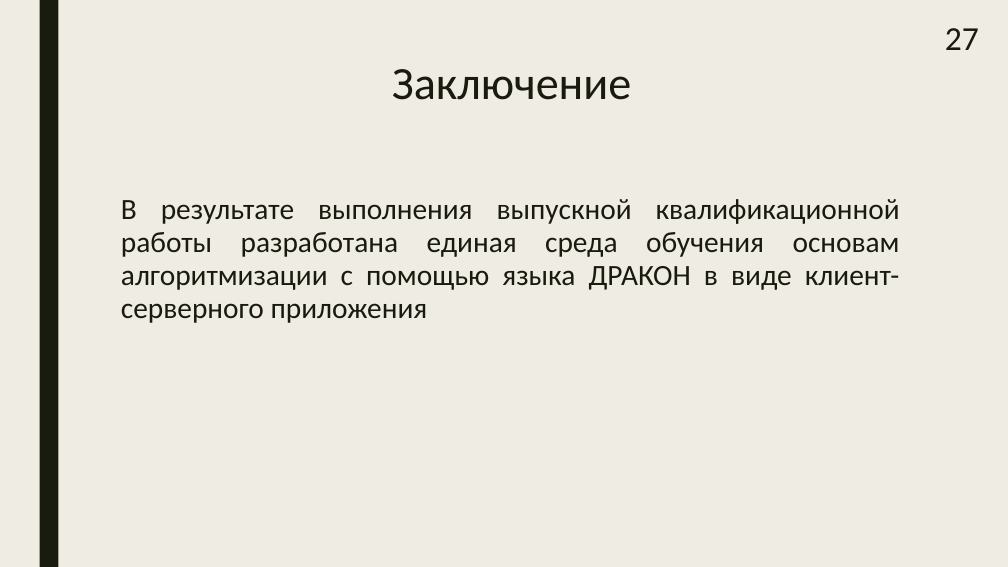
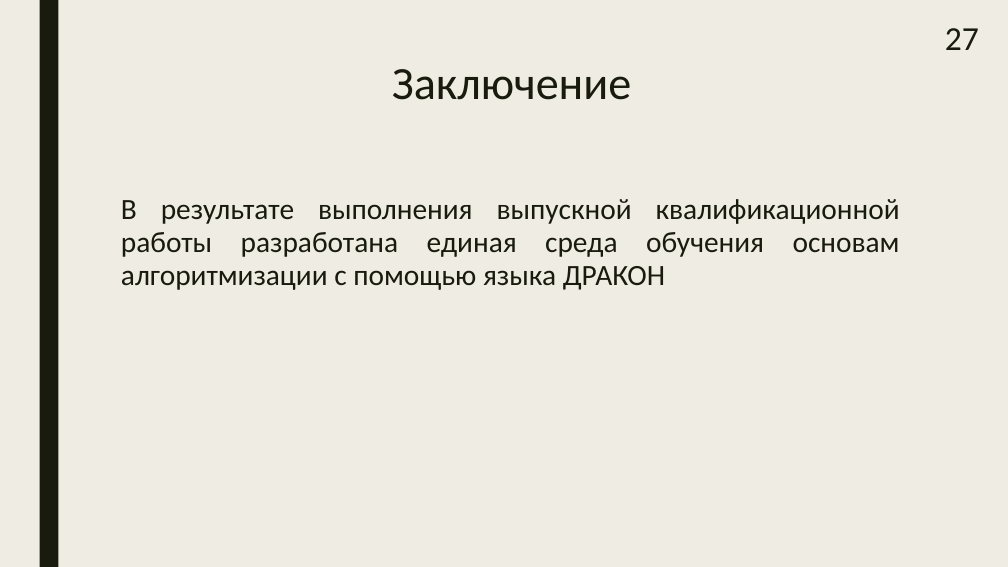
Before and after one commit to samarsky-canary/dragon, a slide deck: slide 27 of dizdocs/bakalavr.pptx. Drawn at 1008x567 pixels with LibreOffice and Linux fonts; fonts in the diff are those of the drawing. Boxes give left, top, right and bottom in pixels: in the first picture for what was removed or moved away, otherwise in the second. Text is boxed around its words. In the diff, an @@ line names an element or a change of style, - is before the commit and + after.

```diff
--- a/dizdocs/bakalavr.pptx
+++ b/dizdocs/bakalavr.pptx
@@ text at [121,199,900,290]: text changed @@
-В результате выполнения выпускной квалификационной работы разработана единая среда обучения основам алгоритмизации с помощью языка ДРАКОН в виде клиент-серверного приложения
+В результате выполнения выпускной квалификационной работы разработана единая среда обучения основам алгоритмизации с помощью языка ДРАКОН
```
Also in this commit, not shown: 2 other slides changed, 3 other files.
